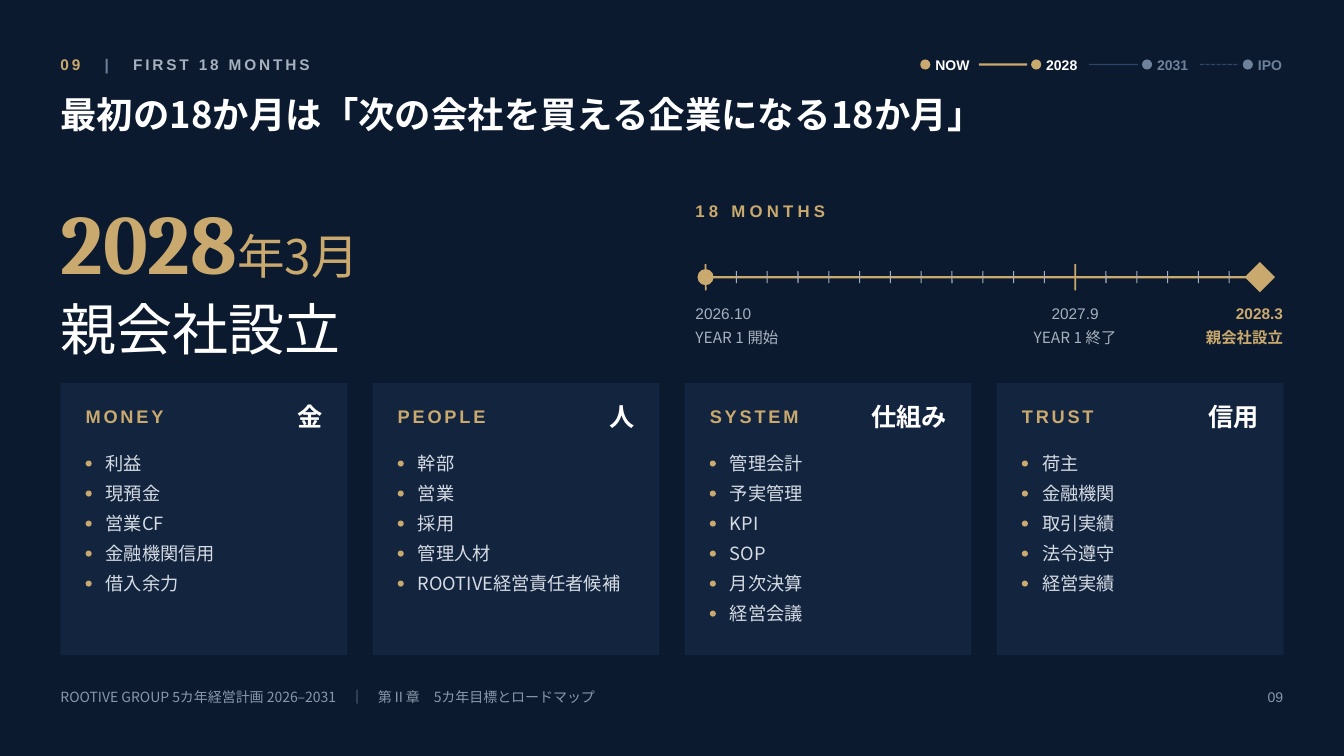
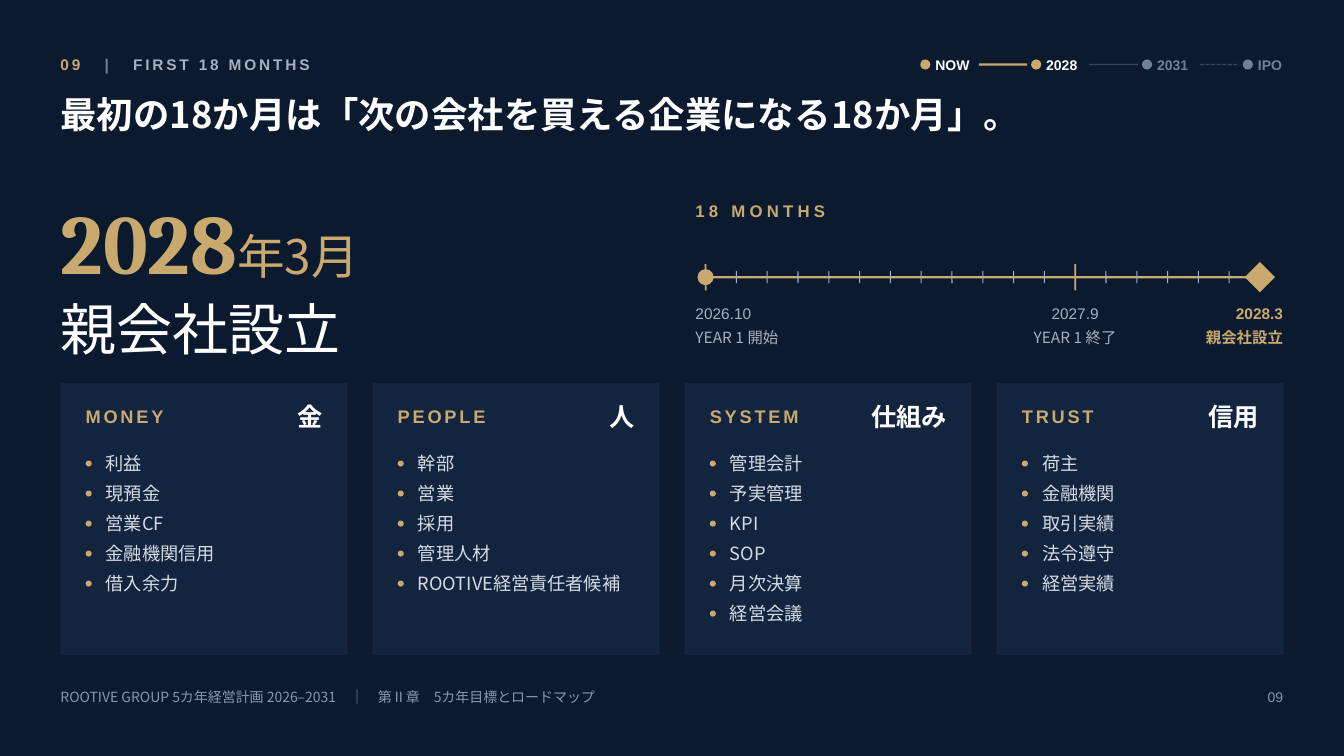
Before and after one commit to rootivebiz-create/ROOTIVE, a slide deck: slide 9 of docs/management-plan/ROOTIVE_GROUP_5year_plan_2026-2031.pptx. Drawn at 1344x756 pixels with LibreOffice and Linux fonts; fonts in the diff are those of the drawing. Boxes give left, top, right and bottom in pixels: in the first picture for what was removed or moved away, otherwise in the second. Text is boxed around its words. In the diff, an @@ line names an element or a change of style, - is before the commit and + after.

```diff
--- a/docs/management-plan/ROOTIVE_GROUP_5year_plan_2026-2031.pptx
+++ b/docs/management-plan/ROOTIVE_GROUP_5year_plan_2026-2031.pptx
@@ text at <box>60,97,1020,132</box>: text changed @@
-最初の18か月は「次の会社を買える企業になる18か月」
+最初の18か月は「次の会社を買える企業になる18か月」。
```
Also in this commit, not shown: 20 other slides changed, 2 other files.
